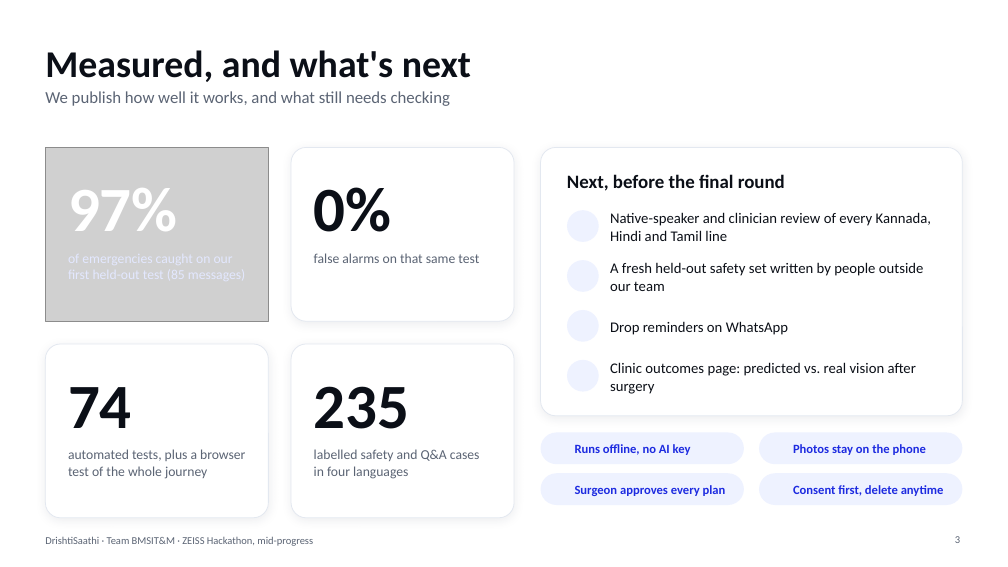
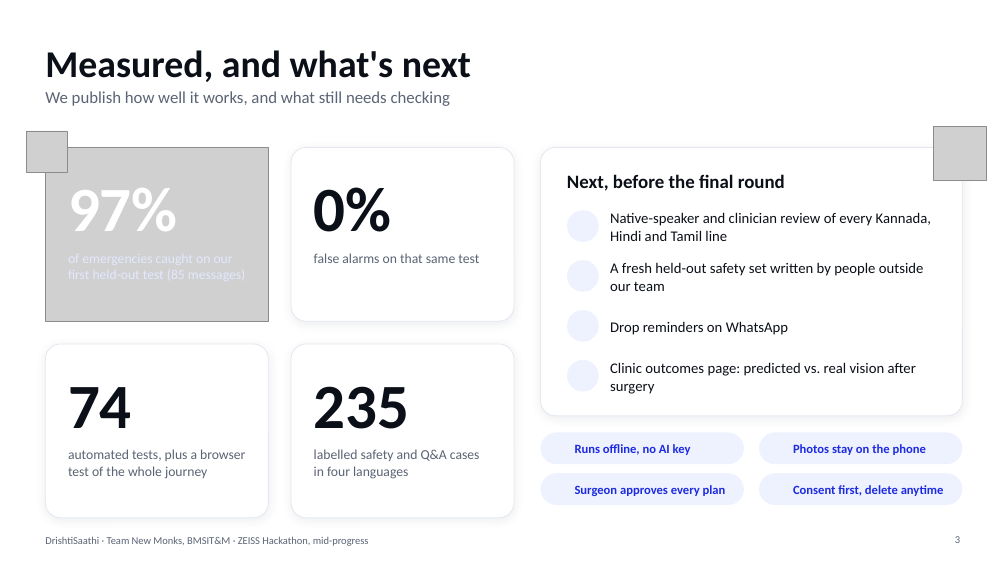
Before and after one commit to Chinmay9535/Beyondcode_NewMonks, a slide deck: slide 3 of docs/DrishtiSaathi-mid-progress.pptx. Drawn at 1008x567 pixels with LibreOffice and Linux fonts; fonts in the diff are those of the drawing; grey boxes stand for pictures; background and template pictures are left out. Boxes give left, top, right and bottom in pixels: in the first picture for what was removed or moved away, otherwise in the second. Text is boxed around its words. In the diff, an @@ line names an element or a change of style, - is before the commit and + after.

```diff
--- a/docs/DrishtiSaathi-mid-progress.pptx
+++ b/docs/DrishtiSaathi-mid-progress.pptx
@@ picture added at (26,131,67,172) @@
@@ picture added at (934,126,987,180) @@
@@ text at (45,536,369,546): text changed @@
-DrishtiSaathi · Team BMSIT&M · ZEISS Hackathon, mid-progress
+DrishtiSaathi · Team New Monks, BMSIT&M · ZEISS Hackathon, mid-progress
```
Also in this commit, not shown: 2 other slides changed, 3 other files.
